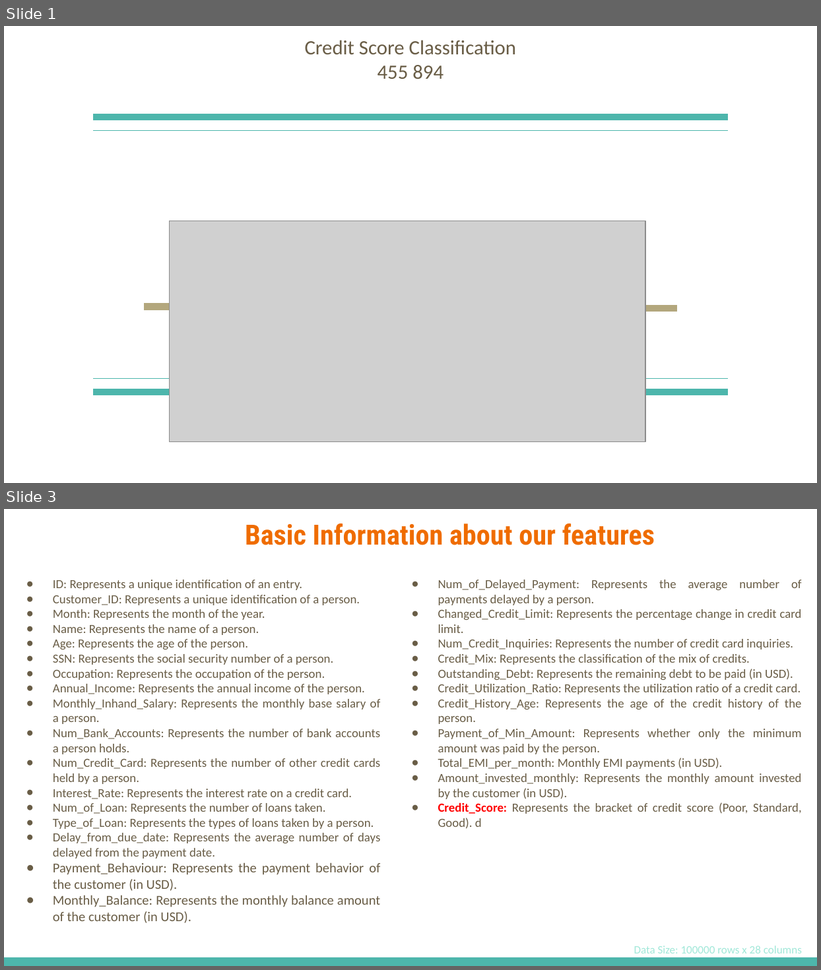
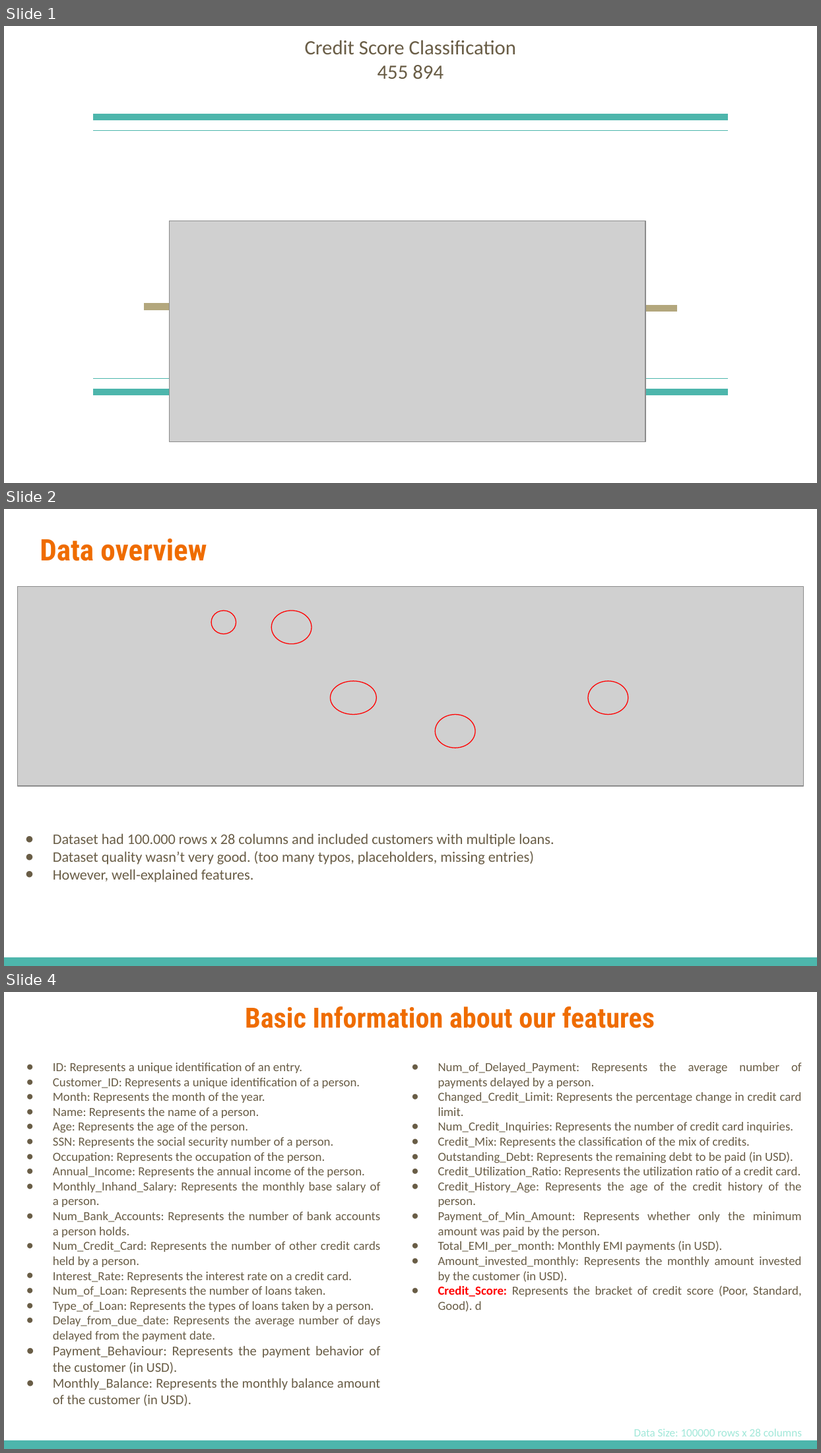
Before and after one commit to astronaut505/Credit-or-crisis, a slide deck: present.pptx. Shown one above the other, each under a label of ours: slides 1 and 3 before the commit, slides 1, 2 and 4 after it; the slides between them are not shown. The pictures are 821x970 and 821x1453 pixels, drawn with LibreOffice and Linux fonts; fonts in the diff are those of the drawing; grey boxes stand for pictures. Boxes give left, top, right and bottom in pixels: in the first picture for what was removed or moved away, otherwise in the second. Text is boxed around its words. In the diff, an @@ line names an element or a change of style, - is before the commit and + after.

```diff
--- a/present.pptx
+++ b/present.pptx
@@ slide 2 added at (4,509,817,966), background #FFFFFF; not listed: 1 template element that a slide beside it also shows @@
@@ title added at (40,538,207,561), 26.4 pt, text #EF6C00, bold @@
+Data overview
@@ picture added at (18,586,804,786) @@
@@ ellipse added at (211,611,236,634), outline #FF0000 0.75 pt @@
@@ ellipse added at (271,611,312,644), outline #FF0000 0.75 pt @@
@@ ellipse added at (330,681,376,715), outline #FF0000 0.75 pt @@
@@ ellipse added at (588,681,628,715), outline #FF0000 0.75 pt @@
@@ ellipse added at (435,715,475,748), outline #FF0000 0.75 pt @@
@@ text added at (53,834,554,883), 13 pt, text #695D46 @@
+● Dataset had 100.000 rows x 28 columns and included customers with multiple loans.
+● Dataset quality wasn’t very good. (too many typos, placeholders, missing entries)
+● However, well-explained features.
@@ what was slide 3 is now slide 4 @@
```
Also in this commit, not shown: 4 slides changed, 1 other slide added.
